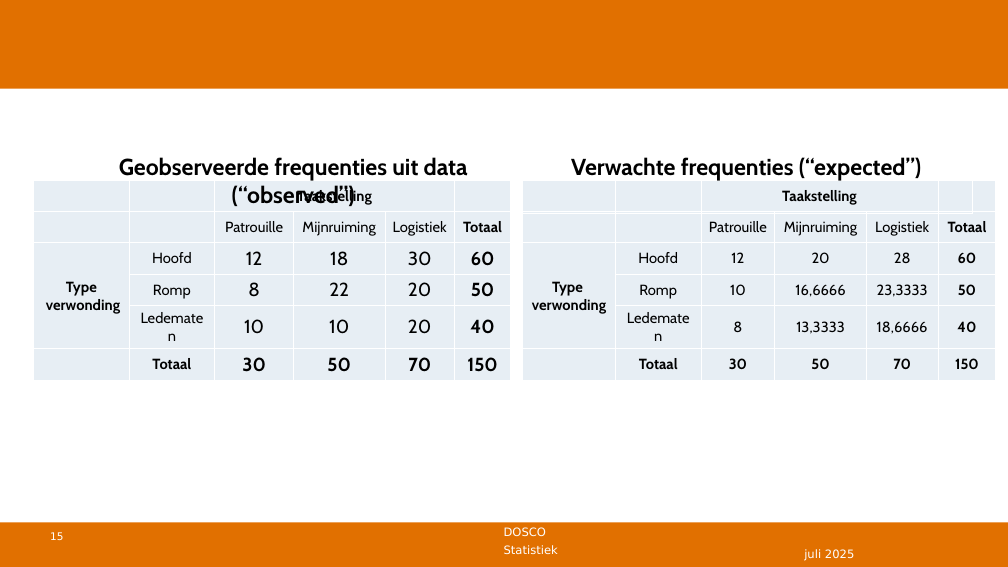
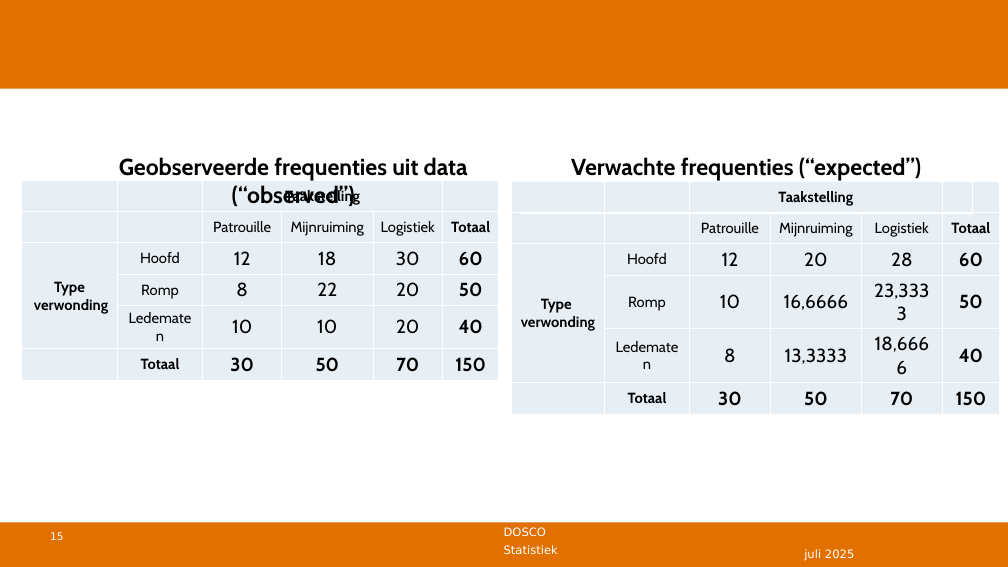
Before and after one commit to DBlom96/Statistiek, a slide deck: slide 15 of Danny/Onderwijs/Statistiek/2024-2025/Slides/Nieuwe slides/Statistiek 2024-2025 -- college 10 -- chikwadraat.pptx. Drawn at 1008x567 pixels with LibreOffice and Linux fonts; fonts in the diff are those of the drawing; grey boxes stand for pictures; background and template pictures are left out. Boxes give left, top, right and bottom in pixels: in the first picture for what was removed or moved away, otherwise in the second. Text is boxed around its words. In the diff, an @@ line names an element or a change of style, - is before the commit and + after.

```diff
--- a/Danny/Onderwijs/Statistiek/2024-2025/Slides/Nieuwe slides/Statistiek 2024-2025 -- college 10 -- chikwadraat.pptx
+++ b/Danny/Onderwijs/Statistiek/2024-2025/Slides/Nieuwe slides/Statistiek 2024-2025 -- college 10 -- chikwadraat.pptx
@@ table: place and size @@
-table at <box>34,180,511,376</box>
+table at <box>22,180,499,376</box>
@@ table at <box>512,181,1000,410</box> @@
@@ size 14 to 18 pt in "12", "20", "28", "60" and 12 more places @@
@@ table: place and size @@
-table at <box>523,180,997,373</box>
+table at <box>512,181,1000,410</box>
```
Also in this commit, not shown: 11 other slides changed, 1 slide added, 1 slide removed, 19 other files.
